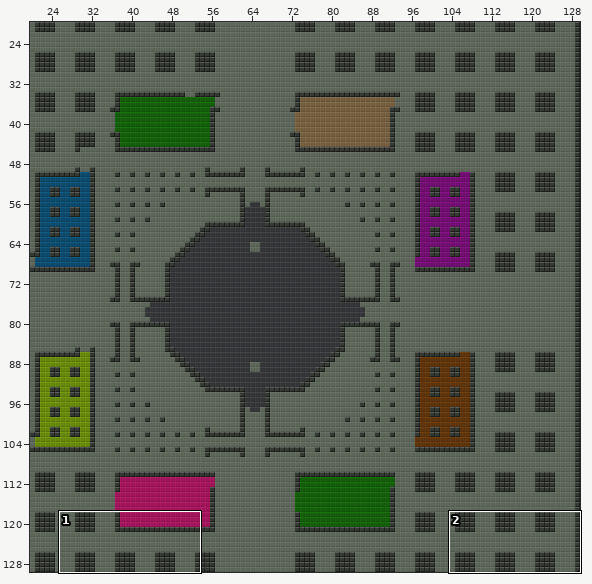
Level history. Tiled map: assets/untitled.tmx. The first picture is a wide view before the edit; the outline marks the close-up.
Close-up. Earlier state:
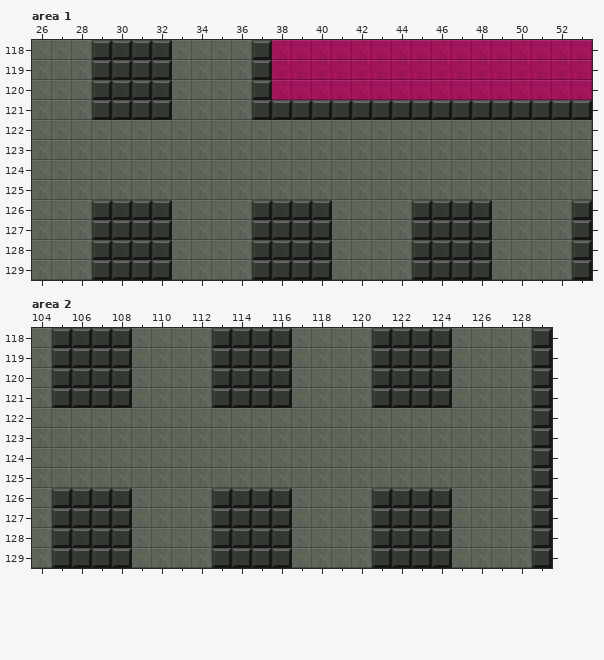
Cells are 32x32 px. Shown: area 1 x 26..53, y 118..129; area 2 x 104..129, y 118..129. The commit also changed other parts of the map, which this record leaves out.
The same view after the edit:
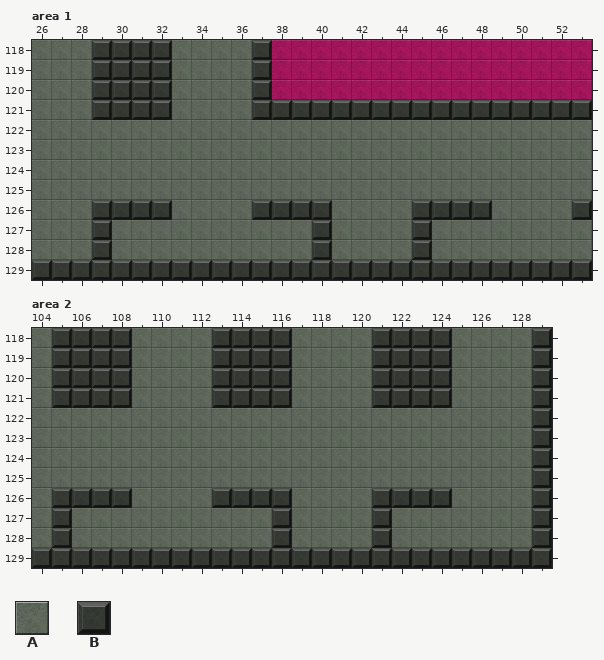
Key: from "tiles": A 0, B 19.
_ is an empty cell.
Tiles replaced or removed in this view: A, B.
Changes in this commit:
Changed rows in their new state; . is an unchanged cell.
Layer "Tile Layer 1", area 1:
first column x 26:
127 ....AAA....AAA......AAA....A
128 ....AAA....AAA......AAA....A
129 BBB....BBBB....BBBB....BBBB.
Layer "Tile Layer 1", area 2:
first column x 104:
127 ..AAA....AAA......AAA....
128 ..AAA....AAA......AAA....
129 B....BBBB....BBBB....BBBB
Pixel boxes of the changes (left, top, right, bottom) in both close-ups:
changed: (112, 220, 312, 280)
changed: (432, 220, 592, 280)
changed: (32, 260, 92, 280)
changed: (332, 260, 412, 280)
changed: (72, 508, 272, 568)
changed: (392, 508, 532, 568)
changed: (32, 548, 52, 568)
changed: (292, 548, 372, 568)
